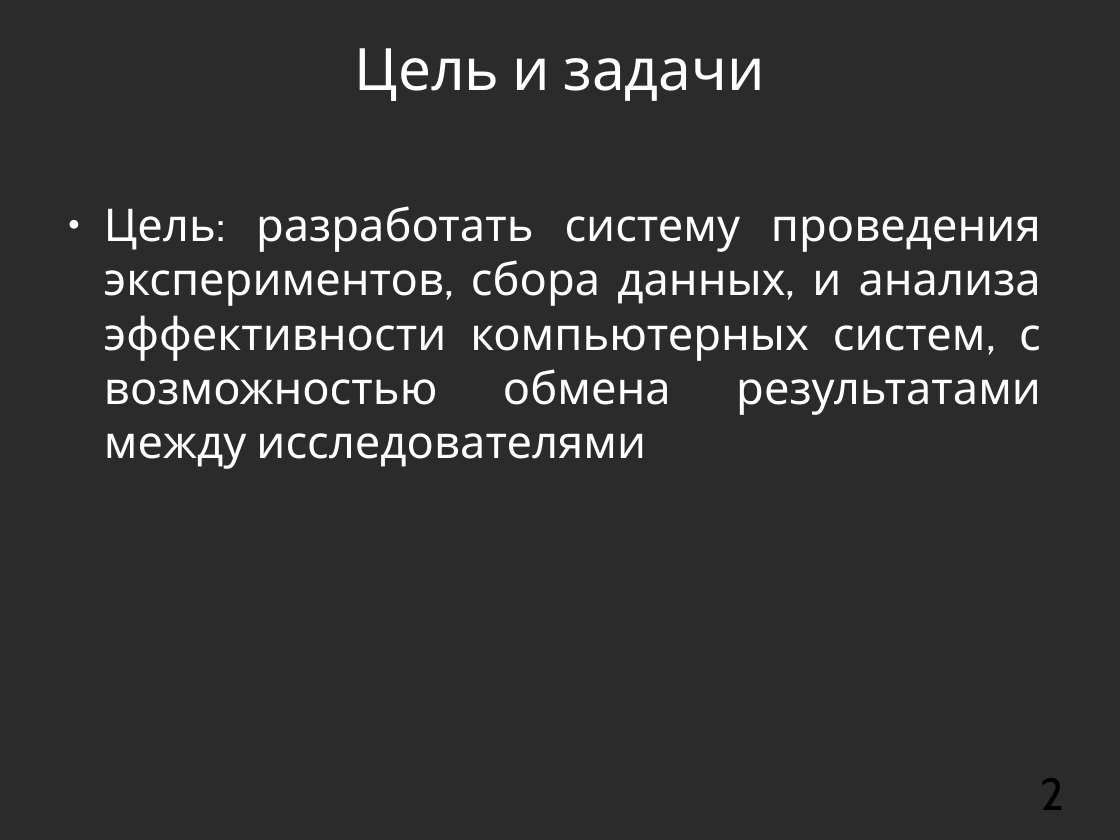
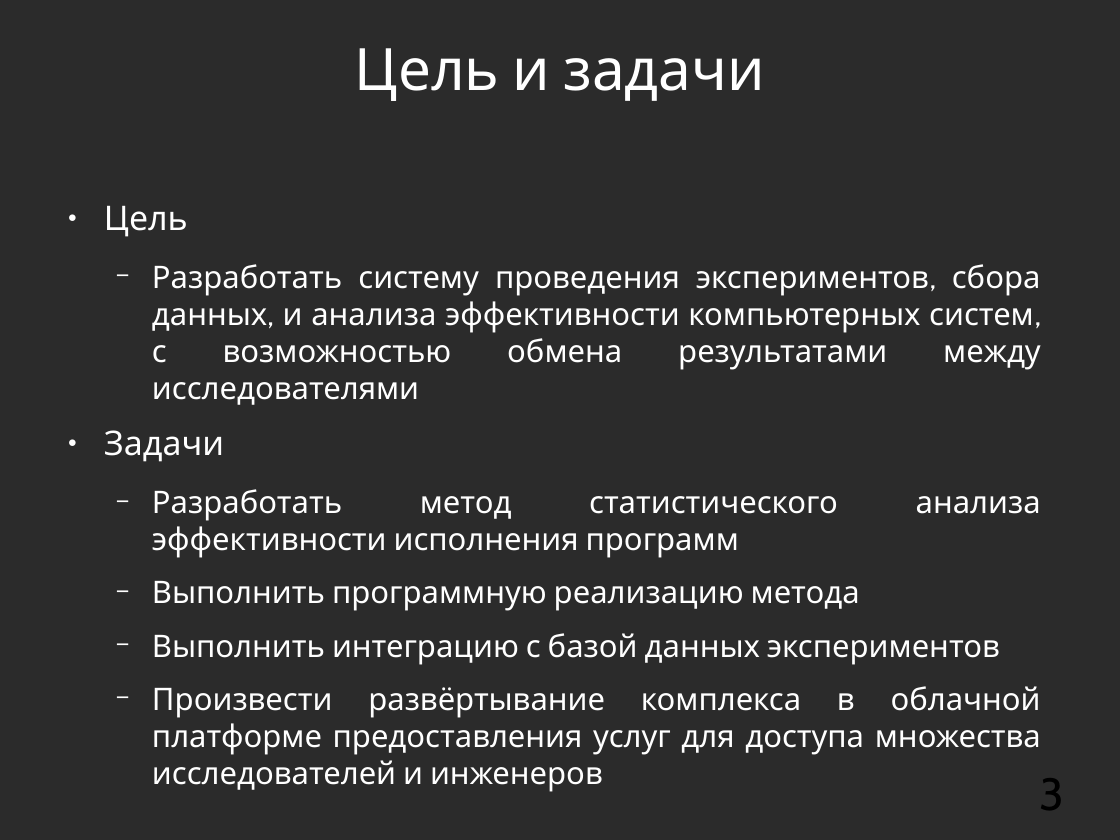
Before and after one commit to mkpankov/adaptor, a slide deck: slide 3 of diploma/defense/brochure.odp (slide 2 before the commit). Drawn at 1120x840 pixels with LibreOffice and Linux fonts; fonts in the diff are those of the drawing; background and template pictures are left out; a plain dark background stands for a picture behind light text. Boxes give left, top, right and bottom in pixels: in the first picture for what was removed or moved away, otherwise in the second. Text is boxed around its words. In the diff, an @@ line names an element or a change of style, - is before the commit and + after.

```diff
--- a/diploma/defense/brochure.odp
+++ b/diploma/defense/brochure.odp
@@ text at (104, 205, 1041, 755): text changed; size 32 to 22 pt @@
-● Цель: разработать систему проведения экспериментов, сбора данных, и анализа эффективности компьютерных систем, с возможностью обмена результатами между исследователями
+● Цель
+  − Разработать систему проведения экспериментов, сбора данных, и анализа эффективности компьютерных систем, с возможностью обмена результатами между исследователями
+● Задачи
+  − Разработать метод статистического анализа эффективности исполнения программ
+  − Выполнить программную реализацию метода
+  − Выполнить интеграцию с базой данных экспериментов
+  − Произвести развёртывание комплекса в облачной платформе предоставления услуг для доступа множества исследователей и инженеров
@@ page number at (1039, 778, 1064, 810): text changed @@
-2
+3
```
Also in this commit, not shown: 3 other slides changed, 2 slides added.
